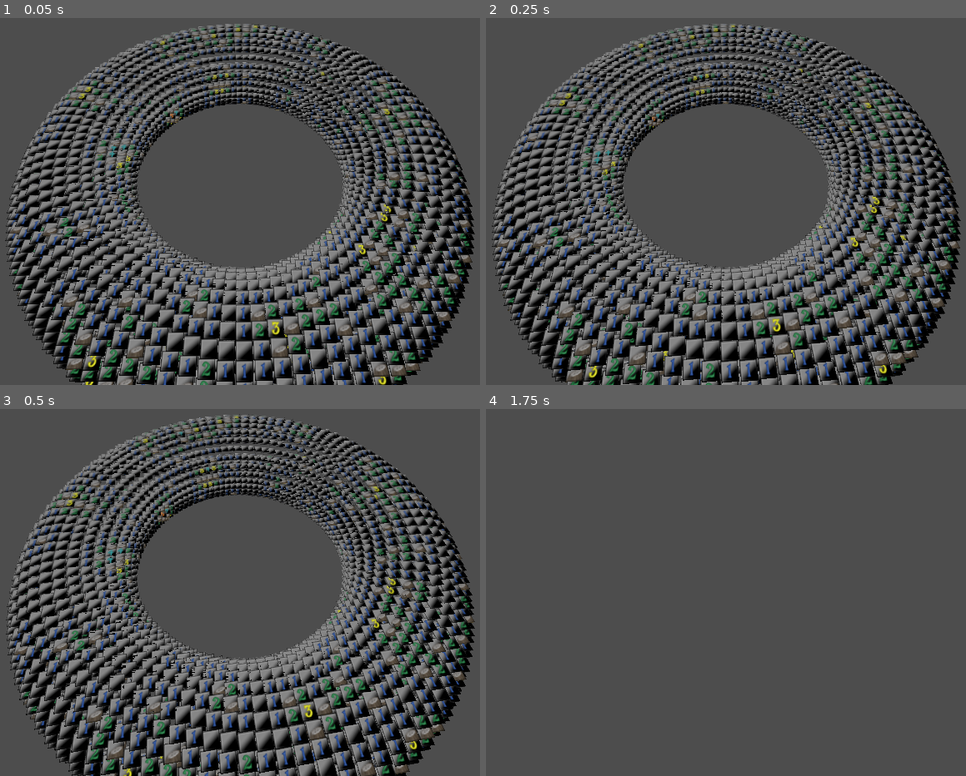
Above: before the commit, frames 1-4 (two rows, left to right).
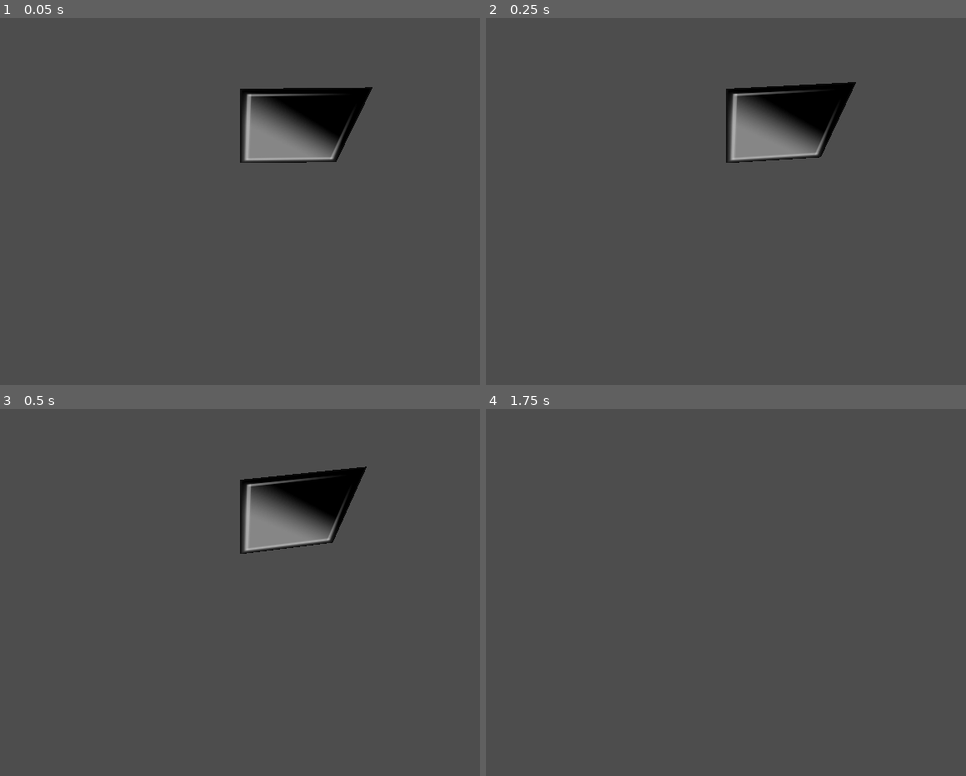
Above: after the commit, the same moments.

Repository: dokicoder/ToruSpace
Game: Godot game, scene res://scenes/Game3D.tscn
Two runs of this game, one before a commit and one after it. Both use one fixed random seed, a clock stepped at 60 frames per second and the inputs below.
Inputs (mouse positions are in pixels of both pictures, inside the frame that each line leads up to):
- Up to frame 1 (0.05 s): no input
- Up to frame 2 (0.25 s): no input
- Up to frame 3 (0.5 s): no input
- Up to frame 4 (1.75 s): move the mouse to (874, 533) at 0.52 s; hold Right (Right) 0.53-1.28 s; click (874, 533) at 0.67 s; tap Enter at 1.25 s; move the mouse to (591, 577) at 1.27 s; hold Down (Down) from 1.28 s (still down)

The runs differ from the first frame. In frame 1, 51% of the frame differs, in the area x 1-99%, y 1-100%; in frame 2, 51%; in frame 3, 51%; in frame 4, nothing differs.

Commit message:
manually build surface mesh

Diff:
--- a/scenes/CellNode3D.tscn
+++ b/scenes/CellNode3D.tscn
@@ -3,16 +3,13 @@
 [ext_resource type="Texture2D" uid="uid://gwb807nfvypp" path="res://textures/TSTextureAtlas.png" id="1_drirk"]
 [ext_resource type="Script" path="res://scripts/CellNode3D.gd" id="2_cu8fs"]
 
-[sub_resource type="StandardMaterial3D" id="StandardMaterial3D_xban4"]
+[sub_resource type="StandardMaterial3D" id="StandardMaterial3D_jbtwp"]
 albedo_texture = ExtResource("1_drirk")
 uv1_scale = Vector3(0.125, 0.125, 0.125)
 
-[sub_resource type="PlaneMesh" id="PlaneMesh_qnrlp"]
-material = SubResource("StandardMaterial3D_xban4")
-size = Vector2(1, 1)
-subdivide_width = 1
-subdivide_depth = 4
+[sub_resource type="ArrayMesh" id="ArrayMesh_0q18y"]
 
 [node name="CellNode3d" type="MeshInstance3D"]
-mesh = SubResource("PlaneMesh_qnrlp")
+material_override = SubResource("StandardMaterial3D_jbtwp")
+mesh = SubResource("ArrayMesh_0q18y")
 script = ExtResource("2_cu8fs")
--- a/scenes/Game3D.tscn
+++ b/scenes/Game3D.tscn
@@ -1,8 +1,6 @@
-[gd_scene load_steps=4 format=3 uid="uid://dp3n4xcdkknmm"]
+[gd_scene load_steps=3 format=3 uid="uid://dp3n4xcdkknmm"]
 
 [ext_resource type="Script" path="res://scripts/Game.gd" id="1_cq6ij"]
-
-[sub_resource type="BoxMesh" id="BoxMesh_1sul1"]
 
 [sub_resource type="Environment" id="Environment_fj60c"]
 ambient_light_source = 2
@@ -14,16 +12,11 @@
 script = ExtResource("1_cq6ij")
 camera = NodePath("../CameraCenter/Camera3D")
 
-[node name="MeshInstance3D" type="MeshInstance3D" parent="Board"]
-transform = Transform3D(0.707107, 0, 0.707107, 0, 1, 0, -0.707107, 0, 0.707107, 0, 0, 0)
-visible = false
-mesh = SubResource("BoxMesh_1sul1")
-
 [node name="CameraCenter" type="Node3D" parent="."]
 transform = Transform3D(1, 0, 0, 0, 0.829037, -0.559193, 0, 0.559193, 0.829037, 0, 0, 0)
 
 [node name="Camera3D" type="Camera3D" parent="CameraCenter"]
-transform = Transform3D(1, 0, 0, 0, 1, 0, 0, 0, 1, 0, 0, 30)
+transform = Transform3D(1, 0, 0, 0, 1, 0, 0, 0, 1, 0, 0, 3)
 
 [node name="WorldEnvironment" type="WorldEnvironment" parent="."]
 environment = SubResource("Environment_fj60c")
--- a/scripts/CellData.gd
+++ b/scripts/CellData.gd
@@ -17,13 +17,13 @@
 	get(): return _x
 	set(value):
 		_x = value
-		if node: node.update_transform()
+		if node: node.update_mesh()
 
 var y: int:
 	get(): return _y
 	set(value):
 		_y = value
-		if node: node.update_transform()
+		if node: node.update_mesh()
 
 var field: FieldState:
 	get(): return _field
--- a/scripts/CellNode3D.gd
+++ b/scripts/CellNode3D.gd
@@ -6,26 +6,68 @@
 
 var data: CellData
 
-func update_transform():
-	#position.x = (data.x - 0.5 * Config.WIDTH) * 1.0 #+ 64
-	#position.y = (data.y - 0.5 * Config.HEIGHT) * 1.0 #+ 64
+func get_torus_position(x: float, y: float):
+	const s: float = 1
+	const inner_radius = s / (2 * sin(PI / Config.HEIGHT))
+	const outer_radius = s / (2 * sin(PI / Config.WIDTH))
 
-	const s: float = 1
+	var inner_angle = PI * 2 * y / Config.HEIGHT
+	var outer_angle = PI * 2 * x / Config.WIDTH
 
-	const inner_radius = s / (2 * sin(PI/ Config.HEIGHT))
-	const outer_radius = s / (2 * sin(PI/ Config.WIDTH))
+	return Vector3(
+		cos(outer_angle) * (outer_radius + cos(inner_angle) * inner_radius),
+		sin(outer_angle) * (outer_radius + cos(inner_angle) * inner_radius),
+		sin(inner_angle) * inner_radius
+	)
 
-	var inner_angle = PI * 2 * data.y / Config.HEIGHT
-	var outer_angle = PI * 2 * data.x / Config.WIDTH
+func update_mesh():
+	#position.x = cos(outer_angle) * outer_radius
+	#position.y = sin(outer_angle) * outer_radius
 
-	position.x = cos(outer_angle) * (outer_radius + cos(inner_angle) * inner_radius);
-	position.y = sin(outer_angle)*(outer_radius+cos(inner_angle)*inner_radius);
-	position.z = sin(inner_angle) * inner_radius;
+	var surface_array = []
+	surface_array.resize(Mesh.ARRAY_MAX)
 
+	# PackedVector**Arrays for mesh construction.
+	var verts = PackedVector3Array()
+	var uvs = PackedVector2Array()
+	var normals = PackedVector3Array()
+	var indices = PackedInt32Array()
+
+	verts.append(Vector3(0,0,0))
+	verts.append(Vector3(0,1,0))
+	verts.append(Vector3(1,1,0))
+	verts.append(Vector3(1,0,0))
+
+	uvs.append(Vector2(0,0))
+	uvs.append(Vector2(0,1))
+	uvs.append(Vector2(1,1))
+	uvs.append(Vector2(1,0))
+
+	normals.append(Vector3.BACK)
+	normals.append(Vector3.BACK)
+	normals.append(Vector3.BACK)
+	normals.append(Vector3.BACK)
+
+	indices.append(0)
+	indices.append(1)
+	indices.append(2)
+	indices.append(0)
+	indices.append(2)
+	indices.append(3)
+
+	# Assign arrays to surface array.
+	surface_array[Mesh.ARRAY_VERTEX] = verts
+	surface_array[Mesh.ARRAY_TEX_UV] = uvs
+	surface_array[Mesh.ARRAY_NORMAL] = normals
+	surface_array[Mesh.ARRAY_INDEX] = indices
+
+	mesh.clear_surfaces()
+	mesh.add_surface_from_arrays(Mesh.PRIMITIVE_TRIANGLES, surface_array)
 
 
 func update_texture():
-	var material = mesh.surface_get_material(0)
+	pass
+	var material = get_active_material(0)
 	material.uv1_offset = _field_to_texture_offset(data.field, data.mask)
 
 func _on_area_2d_input_event(viewport: Node, event: InputEvent, shape_idx: int) -> void:
--- a/scripts/Game.gd
+++ b/scripts/Game.gd
@@ -52,15 +52,10 @@
 	for cell in board.cells:
 		var node = CellNode.instantiate()
 		node.mesh = node.mesh.duplicate()
-		var material = node.mesh.surface_get_material(0)
-		node.mesh.surface_set_material(0, material.duplicate())
+		#var material = node.mesh.surface_get_material(0)
+		#node.mesh.surface_set_material(0, material.duplicate())
 
 		#node.texture = node.texture.duplicate()
-
-		if(node == null):
-			print("baddo")
-		else:
-			print("goody")
 
 		# link up visual and data
 		node.data = cell
@@ -68,7 +63,7 @@
 
 		node.rotation.x = PI * 0.5
 
-		node.update_transform()
+		node.update_mesh()
 		node.update_texture()
 
 		#node.position.x = (cell.x - 0.5 * Config.WIDTH) * 0.5
